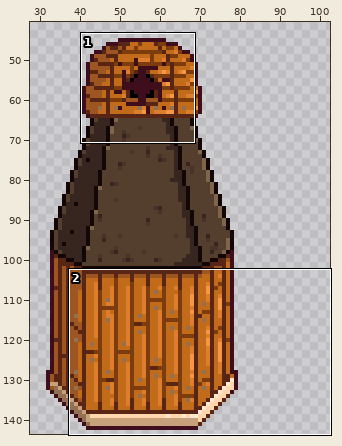
Sprite sheet, stored at buildings/mill/building.png. The picture above shows the old version from afar; the outline marks the close-up.
Close-up. Before the edit:
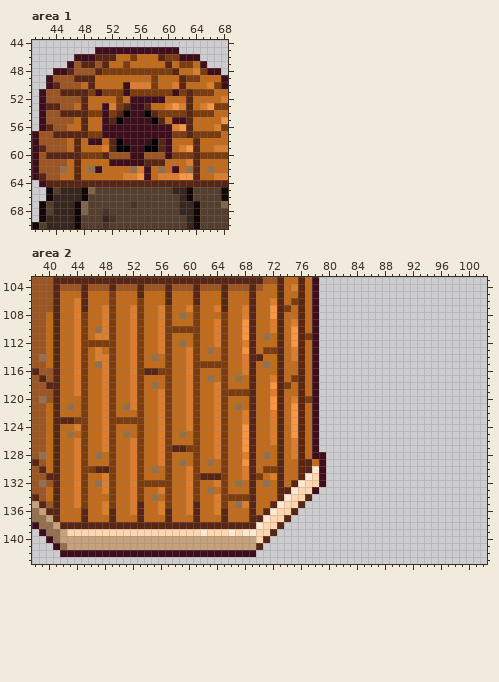
The file is 112x144 pixels. Shown: area 1: x 41..68, y 44..70; area 2: x 38..102, y 103..143. The wide view leaves out empty margins.
After:
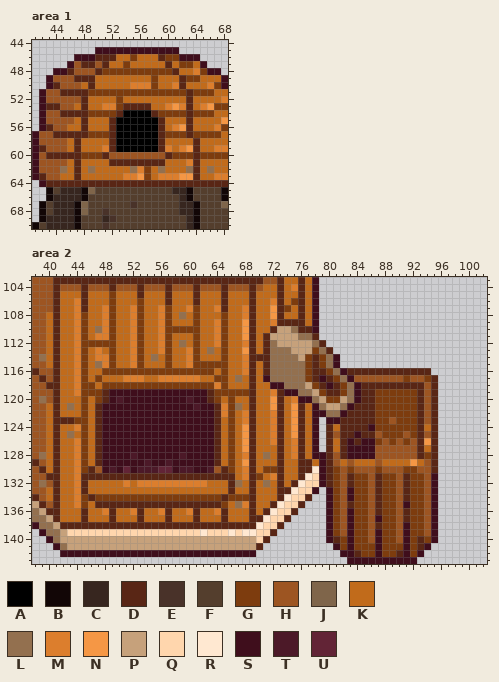
Palette (. is transparent): A #000000  B #120606  C #37261f  D #592615  E #493229  F #543e2d  G #7d3c0e  H #9d5522  J #7f654a  K #c16b1b  L #93704f  M #dc7e2d  N #f59745  P #c6a17b  Q #ffd6ad  R #ffe8d1  S #3f0e1c  T #4c1928  U #622436
The commit says: Add trigger and visuals for actions
Diff:
--- area 1
@@ x 47..64 @@
 49 DDDKKKKKKKKGKKKDGG
-50 HKDKKKKSMMMGKKMDKK
-51 DDGSGGGSGGGGGGSGDG
-52 HDKKKKGKSSSSSKKKDK
-53 KDKKSMGDSSDKKMNMDK
-54 DDGGSGDASSADGGGGDG
-55 KDKKSDASSSSADKSSDK
-56 KDKKSSSSSSSSSSMNDK
-57 DDGGSSSSSSSSSSGGDG
-58 DKSSKDASSSSADSKKKD
-59 DKKKMDAASSAADSKMND
-60 DGGGDHHHSSHHHSGGGD
-61 DKKKKSSSSSDDDKKKMD
-62 DKLSKKKKLMSKLKSKLD
-63 DKKKKKKMMNSKMMMNND
+50 HKDKKKKKMMMGKKMDKK
+51 DDGGGGGGGGGGGGGGDG
+52 HDKKKKGKKKKKKKKKDK
+53 KDKKMMGDDDDKKMNMDK
+54 DDGGGGDAAAADGGGGDG
+55 KDKKKDAAAAAADKKKDK
+56 KDKKKDAAAAAADKMNDK
+57 DDGGGDAAAAAADGGGDG
+58 DKKKKDAAAAAADKKKKD
+59 DKKKMDAAAAAADMKMND
+60 DGGGDHHHHHHHHDGGGD
+61 DKKKKDDDDDDDDKKKMD
+62 DKLKKKKKLMGKLKKKLD
+63 DKKKKKKMMNGKMMMNND
 64 DDDDDDDDDDDDDDDDDD
--- area 2
@@ x 38..102 @@
 108 HHKDKKMGKKMGKKMGKKMGKLKGKKKGKKMDKKNDKKDKS........................
-109 HHKDKKMGKKMGKKMGKKMGKKKGKKMGKKNDKKMDKMDKS........................
-110 HHKDKKMGKLMGKKMGKKMGGGGGKKMGKKNDKKMDKNDKS........................
-111 HHKDKKMGKMMGKKMGKKMGKKKGKKMGKKNDKLKDKNDGS........................
-112 HHKDKKMGGGGGKKMGKKMGKLKGKKMGKKMDKKKDKNDKS........................
-113 HHKDKKMGKMKGKKMGKKMGKKMGKLKGKKNDKGGDKMDKS........................
-114 HLKDKKMGKMMGKKMGKLKGKKMGKKKGKKMDDKKDKMDKS........................
-115 HHKDKKMGKLMGKKMGKKKGKKMGGGGGKKMDKLKDKKDKS........................
-116 DHHDKKMGKKMGKKMGDDGGKKMGKKKGKKMDKKKDKKDKS........................
-117 HDHDKKMGKKMGKKMGKKKGKKMGKLKGKLKDKKMDKGDKS........................
-118 HHDDKKMGKKMGKKMGKLKGKKMGKKMGKKKDKKNDGKDKS........................
-119 HHHDKKMGKKMGKKMGKKMGKKMGKKMGGGGDKKMDKKDKS........................
-120 HLHDKKKGKKMGKKMGKKMGKKMGKKMGKKKDKKNDKMDGS........................
-121 HHKDKLKGKKMGKLMGKKMGKKMGKKMGKLKDKKNDKNDKS........................
-122 HHKDKKKGKKMGKKKGKKMGKKMGKKMGKKMDKKMDKNDKS........................
-123 HHKDDDGGKKMGGGGGKKMGKKMGKKMGKKMDKKMDKNDKS........................
-124 HHKDKKMGKKMGKKKGKKMGKKMGKKMGKKNDKKMDKNDKS........................
-125 HHKDKLKGKKMGKLKGKKMGKLKGKKMGKKNDKKMDKNDKS........................
-126 HHKDKKMGKKMGKKMGKKMGKKKGKKMGKKNDKKMDKMDKS........................
-127 HHKDKKMGKKMGKKMGKKMGDDGGKKMGKKNDKKKDKMDKS........................
-128 HLKDKKMGKLKGKKMGKKMGKKKGKKMGKKMDKLKDKMDKSS.......................
-129 DHKDKKMGKKKGKKMGKKMGKLKGKLKGKKNDKKKDKKDDKS.......................
-130 HDKDKKMGGDDGKKMGKLKGKKMGKKKGKKMDKGGDKKDDRS.......................
-131 HHDDKKMGKKMGKKMGKKKGKKMGDDDGKKMDGKMDKKDRQS.......................
-132 HLHDKKMGKLMGKKMGGGGGKKMGKKMGKLKDKLKDKDRQQS.......................
-133 HHKDKKMGKKMGKKMGKKMGKKMGKLKGKKKDKKKDDRQQS........................
-134 DHKDKKMGKKKGKKMGKLKGKKMGKKMGGGGDKKKDRQQD.........................
-135 PDHDKKMGKKMGKKMDKKMGKKMDKKMGKLMDKKDRQQD..........................
-136 LPDDKKKDKKMDKKMDKKMDKKMDKKMDKKKDKDRQQD...........................
-137 LLPDKKKDKKKDKKKDKKKDKKKDKKKDKKKDDRQQD............................
-138 SLLPDDDDDDDDDDDDDDDDDDDDDDDDDDDDRQQD.............................
-139 .SLLPQQQQQQQQQQQQQQQQQQQRQQQRQRRQQD..............................
-140 ..SLPPPPPPPPPPPPPPPPPPPPPPPPPPPPQD...............................
-141 ...SLPPPPPPPPPPPPPPPPPPPPPPPPPPPD................................
-142 ....SSSSSSSSSSSSSSSSSSSSSSSSSSSS.................................
-143 .................................................................
+109 HHKDKKMGKKMGKKMGKKMGKKKGKKMGKKNDKKMDDDDKS........................
+110 HHKDKKMGKLMGKKMGKKMGGGGGKKMGKKNDKKDPPLDDS........................
+111 HHKDKKMGKMMGKKMGKKMGKKKGKKMGKKNDKDPPPPLLD........................
+112 HHKDKKMGGGGGKKMGKKMGKLKGKKMGKKMDKDLPPPPPLD.......................
+113 HHKDKKMGKMKGKKMGKKMGKKMGKLKGKKNDKDLLLPPPGLD......................
+114 HLKDKKMGKMMGKKMGKLKGKKMGKKKGKKMDDDLLLLPGDGLS.....................
+115 HHKDKKMGKLMGKKMGKKKGKKMGGGGGKKMDKDLLLLLGDGLS.....................
+116 DHHDKKMGKKGGGGGGGGGGGGGGGGKGKKMDKDLLLLLGDDGLSDDDDDDDDDDDD........
+117 HDHDKKMGKGKKKMMMKKMMMMMMKKGGKLKDKSLLLLLGDSDGLSHHHHHHHGHHGD.......
+118 HHDDKKMGGKGGGGGGGGGGGGGGGGMGKKKDKKSSLLLPGDSDGLSDDDDDDDDDHD.......
+119 HHHDKKMGGGDSSSSSSSSSSSSSSDGGGGGDKKMDSSLLPGDDGLSDDGGGGGGDHD.......
+120 HLHDKKKGKGDSTSSSSSSSSSTSSDGKGKKDKKNDKMSSLPGGPLSDDGGGGGGDHD.......
+121 HHKDKLKGKDSSSSSSSSSSSSSTSSDMGLKDKKNDKNDKSLPPLSDDDGGGGGGDHD.......
+122 HHKDKKKGKDSSSSSSSSSSSSSSSSDMGKMDKKMDKNDKSSLLSDDDDGGGGGGDHD.......
+123 HHKDDDGGKDSSSSSSSSSSSSSSSSDKGKMDKKMDKNDKS.SSDDDDDGGHGGGDHD.......
+124 HHKDKKMGKDSSSSSSSSSSSSSSSSDKGKNDKKMDKNDKS.DKDDDDSGGGGGGDKD.......
+125 HHKDKLKGKDSSSSSSSSSSSSSSSSDKGKNDKKMDKNDKS.DHDDSDDHGGGHGDHD.......
+126 HHKDKKMGKDSSSSSSSSSSSSSSSSDKGKNDKKMDKMDKS.DKDSDSSGHGHGHDND.......
+127 HHKDKKMGKDSSSSSSSSSSSSSSSSDKGKNDKKKDKMDKS.DKDSSSSHHHHHHDKD.......
+128 HLKDKKMGKDSSSSTSSSSSSTSSSSDKGKMDKLKDKMDKSSDHDSSSSHHHHHHDGD.......
+129 DHKDKKMGKDSSSSSSTSSTSSSSSSDKGKNDKKKDKKDDKSDHKHKKKHKKKKNKHD.......
+130 HDKDKKMGDHSTSUSTTTUUSTTSSTHDGKMDKGGDKKDDRSDGHGHHHGHHHGGHHD.......
+131 HHDDKKMDDDDDDDDDDDDDDDDDDDDDDKMDGKMDKKDRQSDGHDGGHDGGHDGGHS.......
+132 HLHDKKMDKKKKKMKMMMMMMMMMMKKKDLKDKLKDKDRQQSDGHDGGHDGGHDGGHS.......
+133 HHKDKKMDKKKKKKKKKKKKKKKKKKKKDKKDKKKDDRQQS.SGHSGGHDGGHDGGHS.......
+134 DHKDKKMGDGGGGGGGGGGGGGGGGGGDGGGDKKKDRQQD..SGHSGGHDGGHDGGHS.......
+135 PDHDKKMGKDDDDDDDDDDDDDDDDDDGKLMDKKDRQQD...SGHDGGHDGGHSGGHS.......
+136 LPDDKKKDKKMDKKMDKKMDKKMDKKMDKKKDKDRQQD....SGHSGGHDGGHDGGHS.......
+137 LLPDKKKDKKKDKKKDKKKDKKKDKKKDKKKDDRQQD.....SGHSGGHSGGHDGGHS.......
+138 SLLPDDDDDDDDDDDDDDDDDDDDDDDDDDDDRQQD......SGHSGGHDGGHSGGHS.......
+139 .SLLPQQQQQQQQQQQQQQQQQQQRQQQRQRRQQD.......SGHSGGHSGGHSGGHS.......
+140 ..SLPPPPPPPPPPPPPPPPPPPPPPPPPPPPQD........SDGSGGHSGGHSGDGS.......
+141 ...SLPPPPPPPPPPPPPPPPPPPPPPPPPPPD..........SGSGGGSGGGSGDS........
+142 ....SSSSSSSSSSSSSSSSSSSSSSSSSSSS............SSDGGSGGDSGS.........
+143 .............................................SSSSSSSSSS..........
Pixel boxes of the changes (left, top, right, bottom) in both close-ups:
changed: (88, 82, 186, 180)
changed: (263, 319, 438, 564)
changed: (81, 368, 235, 508)
